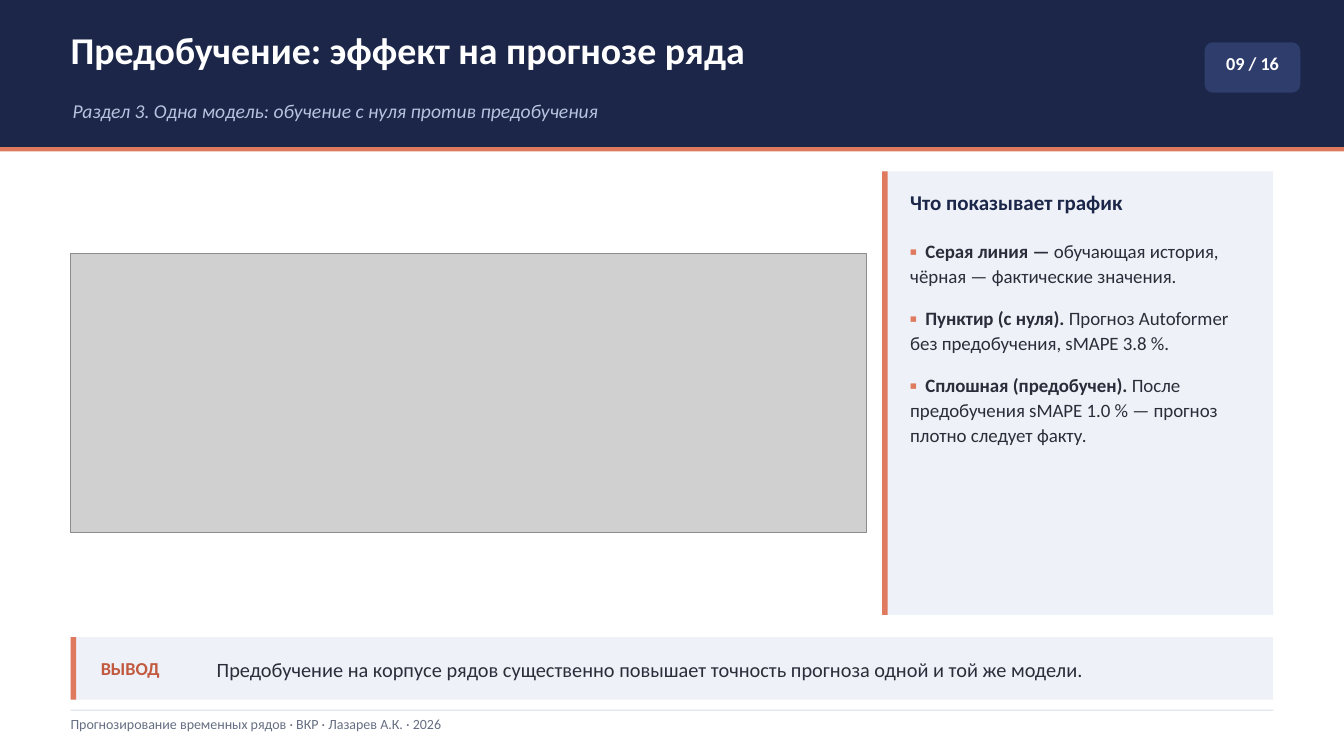
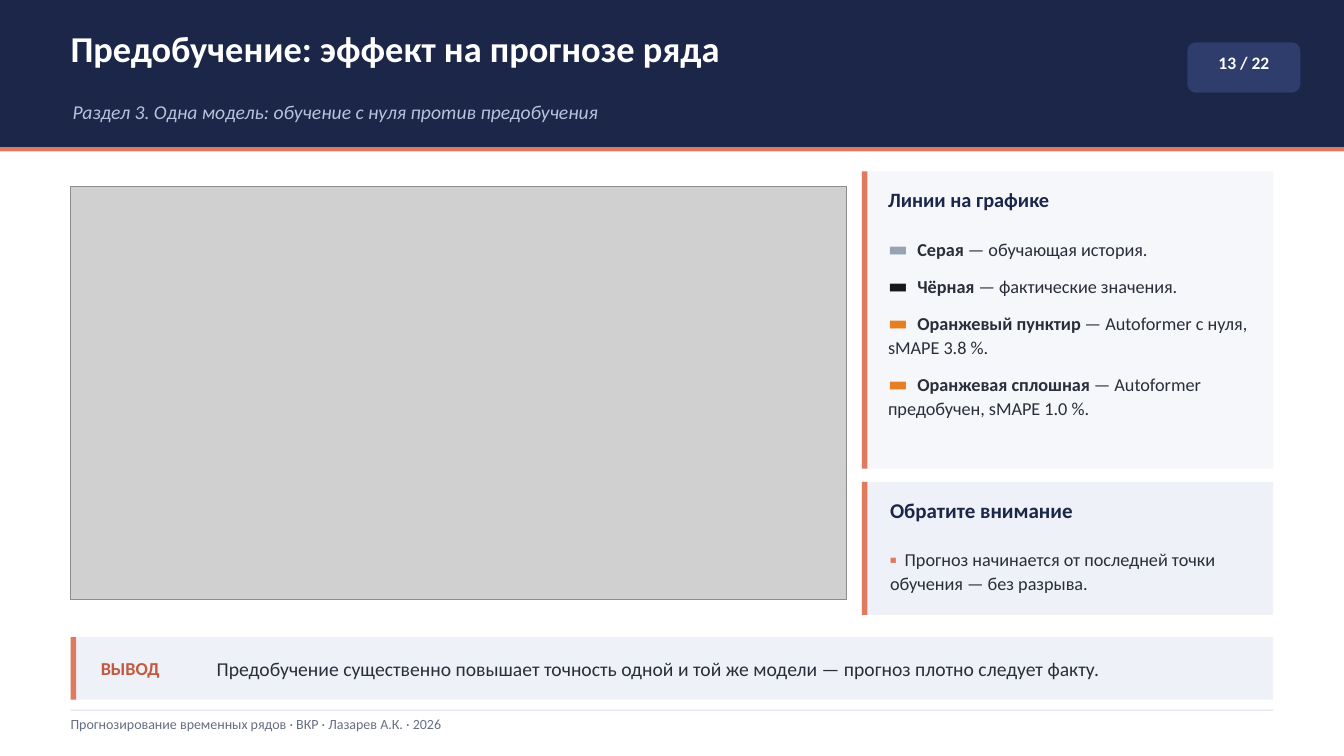
Before and after one commit to Prost444/Hybrid-models-for-TS-processing, a slide deck: slide 13 of docs/Презентация_Лазарев_ВКР.pptx (slide 9 before the commit). Drawn at 1344x756 pixels with LibreOffice and Linux fonts; fonts in the diff are those of the drawing; grey boxes stand for pictures. Boxes give left, top, right and bottom in pixels: in the first picture for what was removed or moved away, otherwise in the second. Text is boxed around its words. In the diff, an @@ line names an element or a change of style, - is before the commit and + after.

```diff
--- a/docs/Презентация_Лазарев_ВКР.pptx
+++ b/docs/Презентация_Лазарев_ВКР.pptx
@@ text "Предобучение: эффект на прогнозе ряда" at box(71, 37, 720, 68): size 27 to 26 pt @@
@@ rounded rectangle: place and size @@
-rounded rectangle at box(1205, 42, 1301, 93)
+rounded rectangle at box(1188, 42, 1301, 93)
@@ text added at box(1218, 57, 1270, 69), 12.5 pt, text #FFFFFF, bold @@
+13 / 22
@@ text removed at box(1226, 57, 1279, 70) @@
-09 / 16
@@ rectangle: place and size @@
-rectangle at box(882, 171, 888, 615)
+rectangle at box(862, 171, 868, 469)
@@ rectangle: place and size @@
-rectangle at box(882, 171, 1273, 615)
+rectangle at box(862, 171, 1273, 469)
@@ rectangle at box(862, 171, 1273, 469): fill #EEF1F7 to #F6F7FB @@
@@ picture: place and size @@
-picture at box(71, 254, 867, 532)
+picture at box(71, 187, 847, 600)
@@ text added at box(888, 193, 1049, 211), 14.5 pt, text #1B2649, bold @@
+Линии на графике
@@ text removed at box(910, 195, 1122, 214) @@
-Что показывает график
@@ text at box(888, 243, 1248, 418): text changed; size 13.5 to 13 pt @@
-▪ Серая линия — обучающая история, чёрная — фактические значения.
-▪ Пунктир (с нуля). Прогноз Autoformer без предобучения, sMAPE 3.8 %.
-▪ Сплошная (предобучен). После предобучения sMAPE 1.0 % — прогноз плотно следует факту.
+▬ Серая — обучающая история.
+▬ Чёрная — фактические значения.
+▬ Оранжевый пунктир — Autoformer с нуля, sMAPE 3.8 %.
+▬ Оранжевая сплошная — Autoformer предобучен, sMAPE 1.0 %.
@@ rectangle added at box(862, 482, 1273, 615), fill #EEF1F7 @@
@@ rectangle added at box(862, 482, 868, 615), fill #E07A5F @@
@@ text added at box(890, 503, 1072, 522), 15 pt, text #1B2649, bold @@
+Обратите внимание
@@ text added at box(890, 553, 1215, 593), 13 pt, text #292E3A @@
+▪ Прогноз начинается от последней точки обучения — без разрыва.
@@ text at box(217, 662, 1100, 680): text changed; size 14.5 to 14 pt @@
-Предобучение на корпусе рядов существенно повышает точность прогноза одной и той же модели.
+Предобучение существенно повышает точность одной и той же модели — прогноз плотно следует факту.
```
Also in this commit, not shown: 12 other slides changed, 10 slides added, 1 slide removed, 25 other files.
